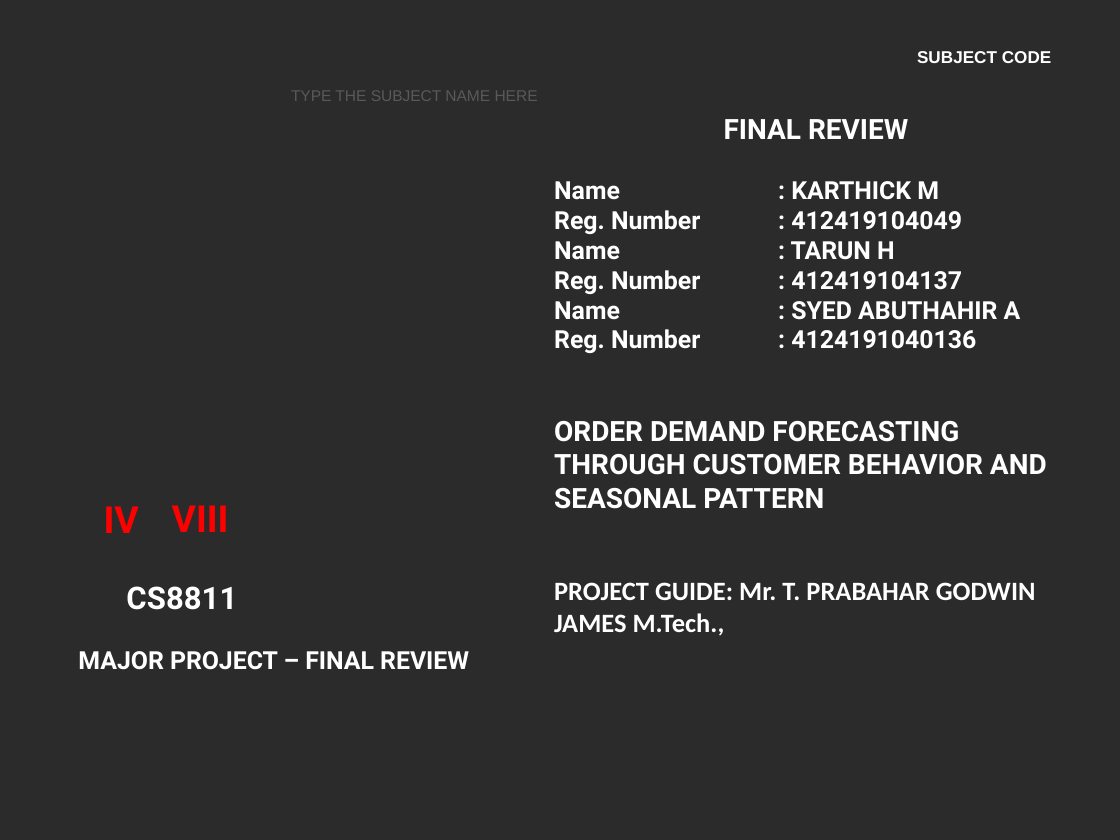
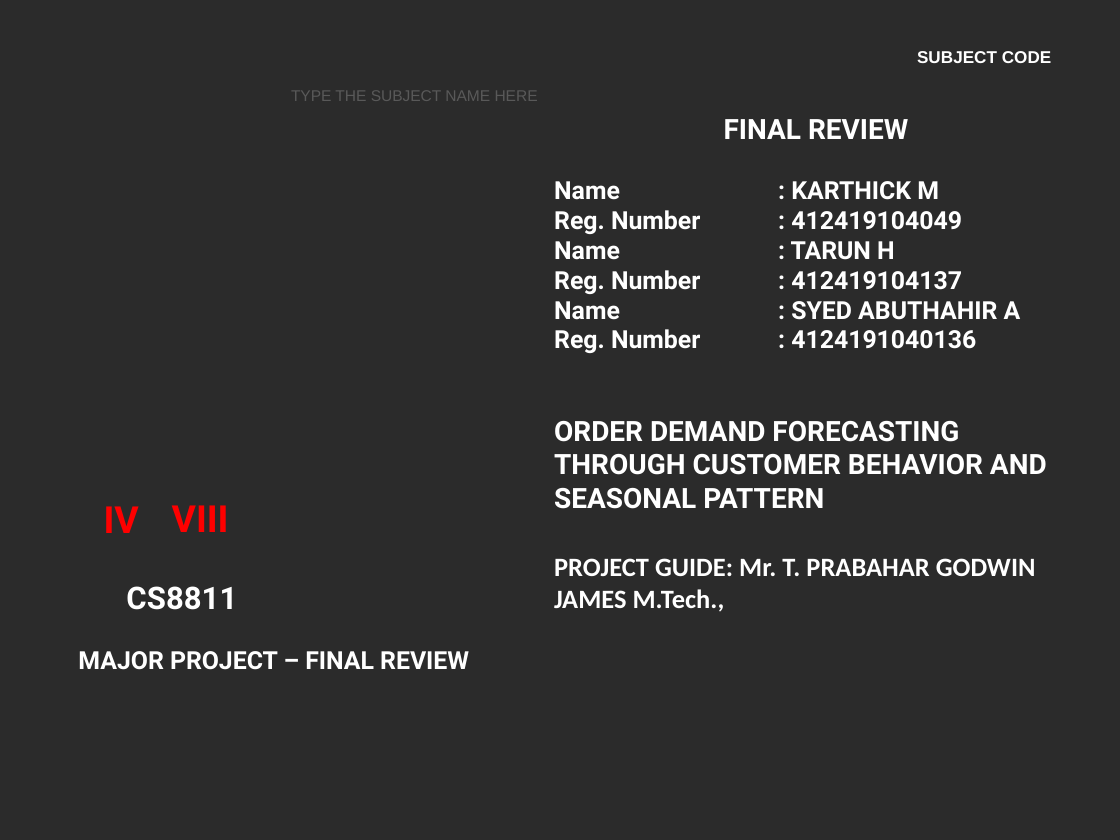
Before and after one commit to 24tarun/UG-project-Demand-Forecasting, a slide deck: slide 1 of FINAL_YEAR_PROJECT_PPT.pptx. Drawn at 1120x840 pixels with LibreOffice and Linux fonts; fonts in the diff are those of the drawing; background and template pictures are left out; a plain dark background stands for a picture behind light text. Boxes give left, top, right and bottom in pixels: in the first picture for what was removed or moved away, otherwise in the second. Text is boxed around its words. In the diff, an @@ line names an element or a change of style, - is before the commit and + after.

Commit message:
updated completely

```diff
--- a/FINAL_YEAR_PROJECT_PPT.pptx
+++ b/FINAL_YEAR_PROJECT_PPT.pptx
@@ text "PROJECT GUIDE: Mr. T. PRABAHAR ...": place and size @@
-text "PROJECT GUIDE: Mr. T. PRABAHAR ..." at <box>554,582,1036,635</box>
+text "PROJECT GUIDE: Mr. T. PRABAHAR ..." at <box>554,558,1036,611</box>
```
